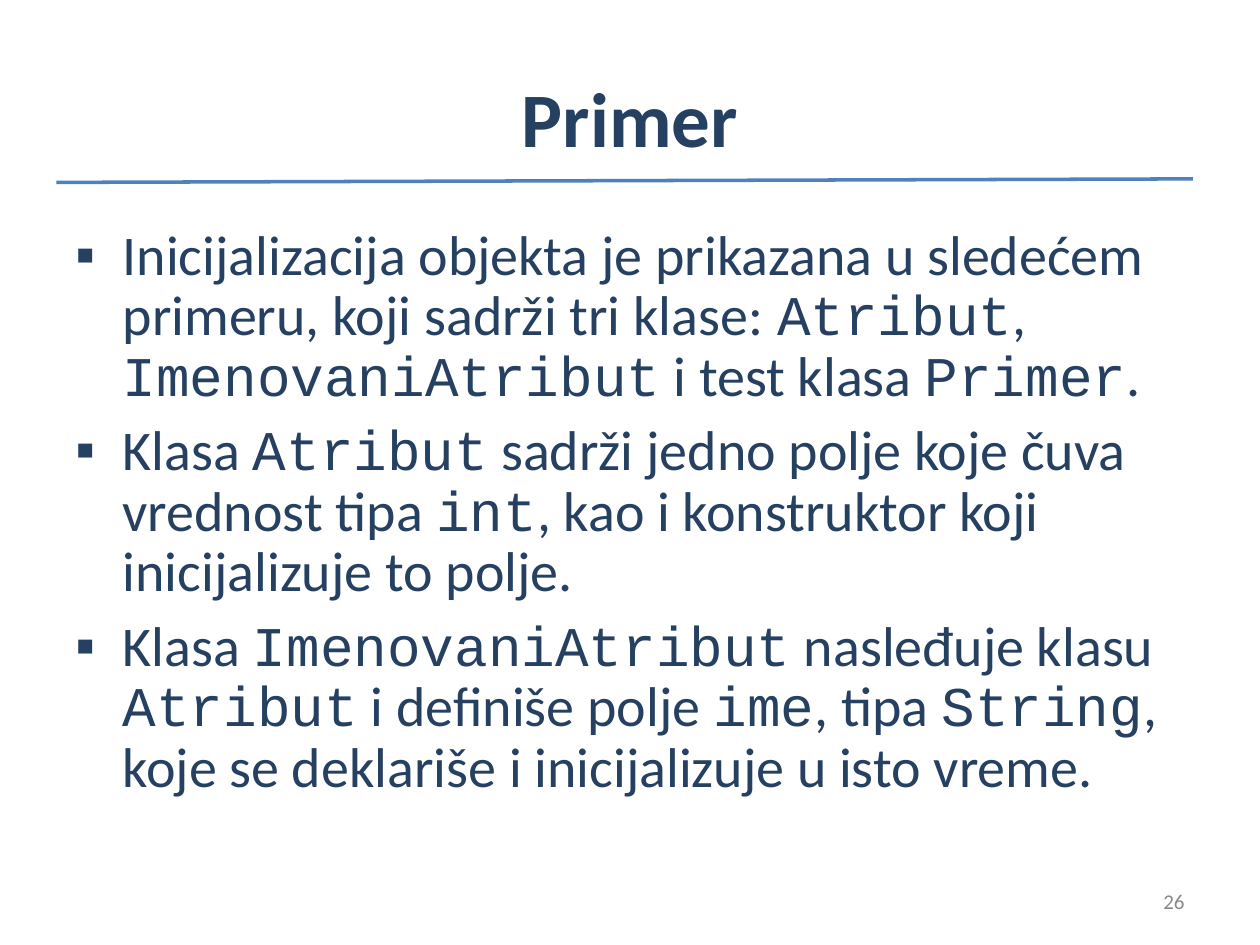
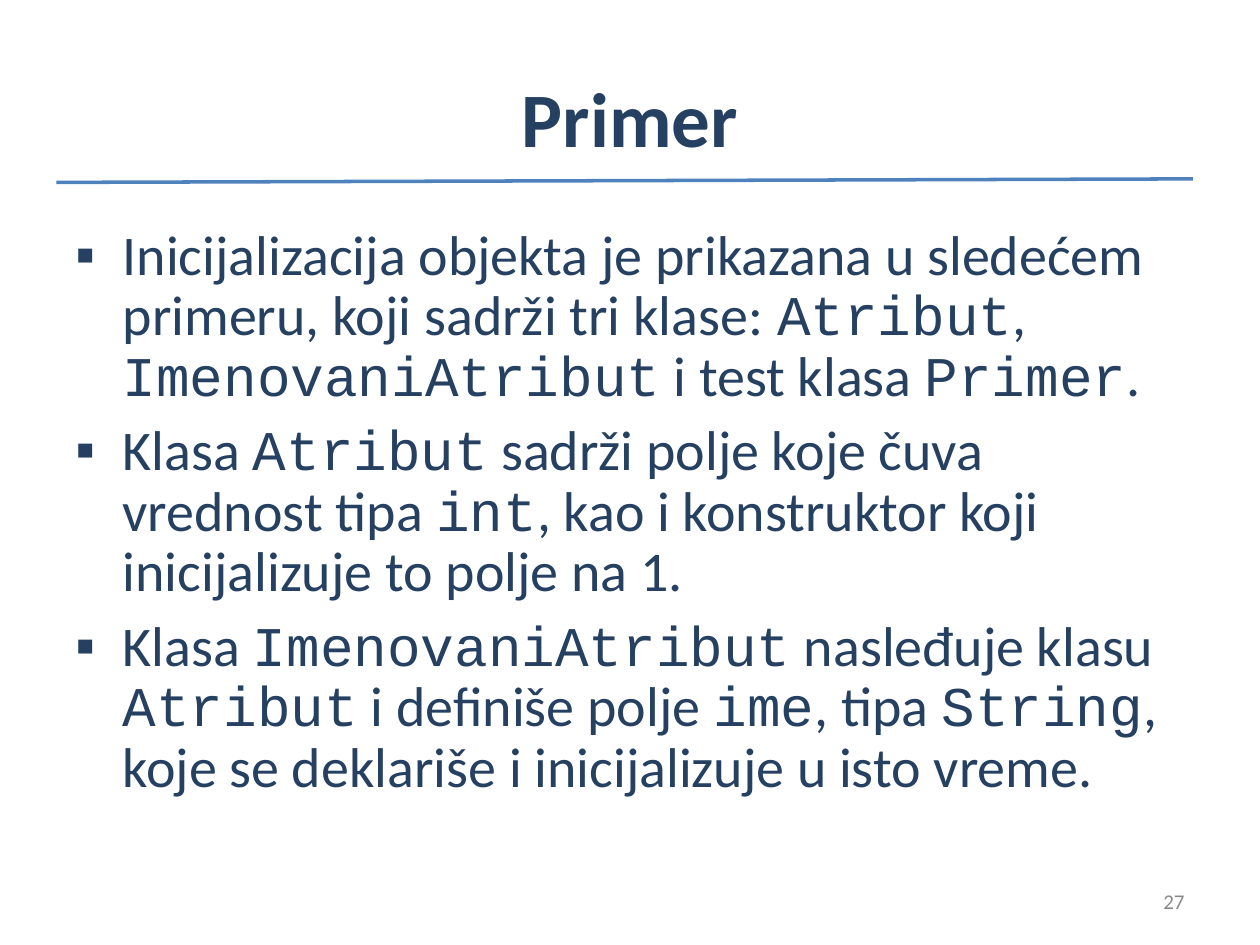
Before and after one commit to nndjov/oop2, a slide deck: slide 27 of 1_Izvrsavanja/1_IzvrsavanjePrograma.ppt (slide 26 before the commit). Drawn at 1260x945 pixels with LibreOffice and Linux fonts; fonts in the diff are those of the drawing. Boxes give left, top, right and bottom in pixels: in the first picture for what was removed or moved away, otherwise in the second. Text is boxed around its words. In the diff, an @@ line names an element or a change of style, - is before the commit and + after.

```diff
--- a/1_Izvrsavanja/1_IzvrsavanjePrograma.ppt
+++ b/1_Izvrsavanja/1_IzvrsavanjePrograma.ppt
@@ text at (x1=123, y1=430, x2=1038, y2=601): text changed @@
-▪ Klasa Atribut sadrži jedno polje koje čuva vrednost tipa int, kao i konstruktor koji inicijalizuje to polje.
+▪ Klasa Atribut sadrži polje koje čuva vrednost tipa int, kao i konstruktor koji inicijalizuje to polje na 1.
@@ page number at (x1=1163, y1=895, x2=1184, y2=909): text changed @@
-26
+27
```
Also in this commit, not shown: 8 other slides changed, 6 slides added, 1 slide removed.
